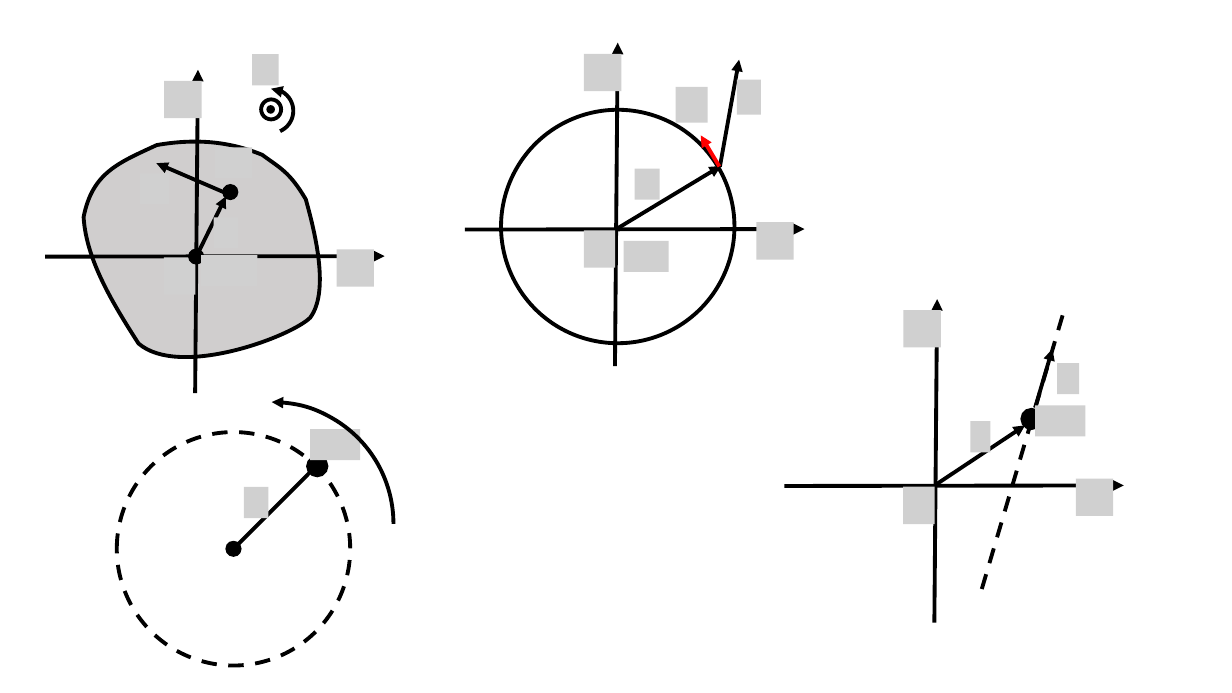
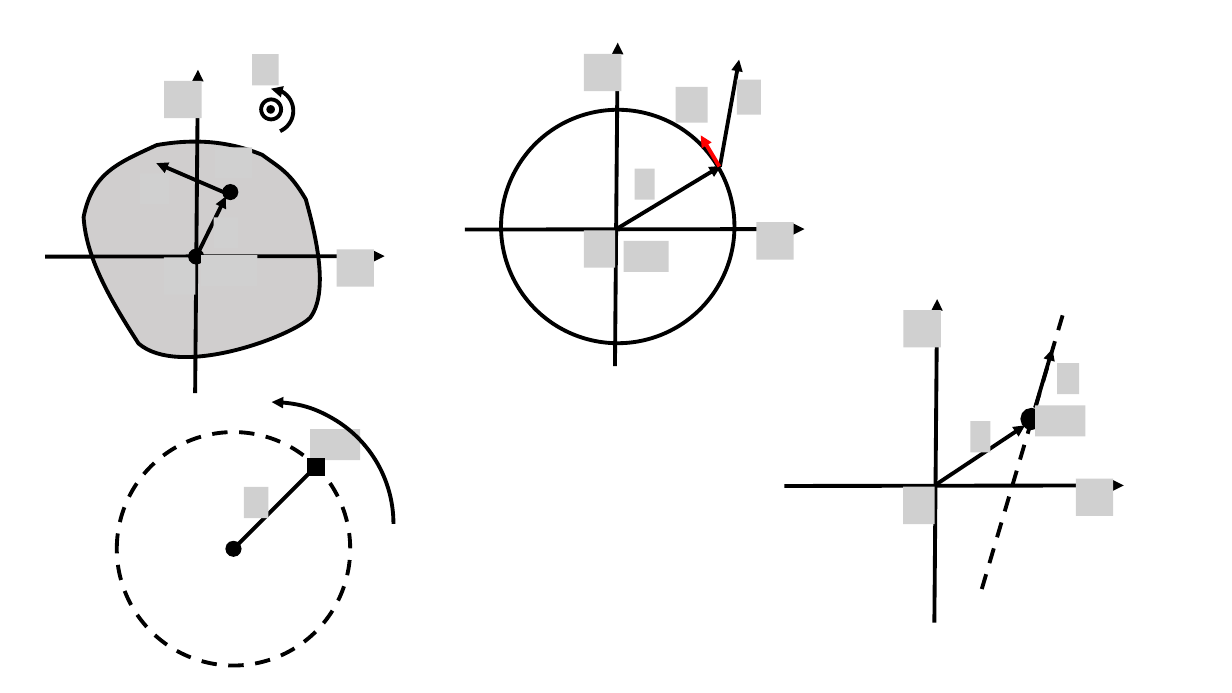
Before and after one commit to OSTP/PhysicsArtofModelling, a slide deck: slide 2 of tex/figures/AngularMomentumRolling/Figures.pptx. Drawn at 1232x693 pixels with LibreOffice and Linux fonts; fonts in the diff are those of the drawing; grey boxes stand for pictures. Boxes give left, top, right and bottom in pixels: in the first picture for what was removed or moved away, otherwise in the second. Text is boxed around its words. In the diff, an @@ line names an element or a change of style, - is before the commit and + after.

```diff
--- a/tex/figures/AngularMomentumRolling/Figures.pptx
+++ b/tex/figures/AngularMomentumRolling/Figures.pptx
@@ picture: place and size @@
-picture at box(635, 168, 660, 200)
+picture at box(635, 168, 655, 200)
@@ ellipse removed at box(308, 457, 326, 476) @@
@@ rectangle added at box(310, 460, 323, 474), fill #000000, outline #000000 3 pt @@
```
Also in this commit, not shown: 4 other files.
